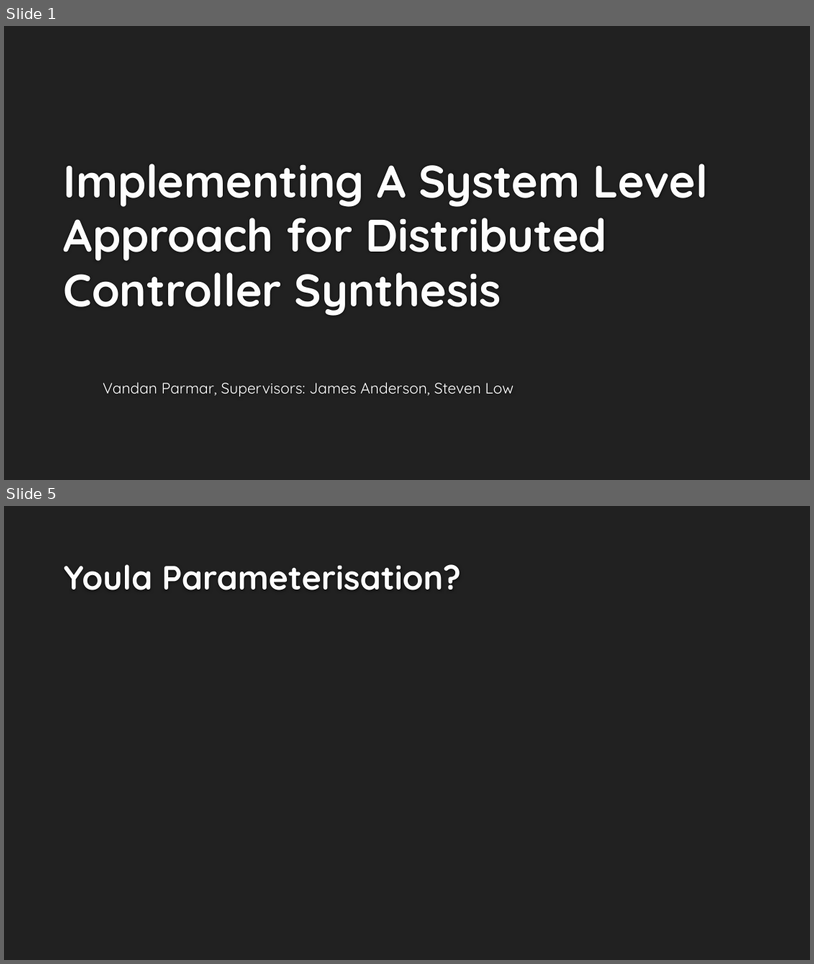
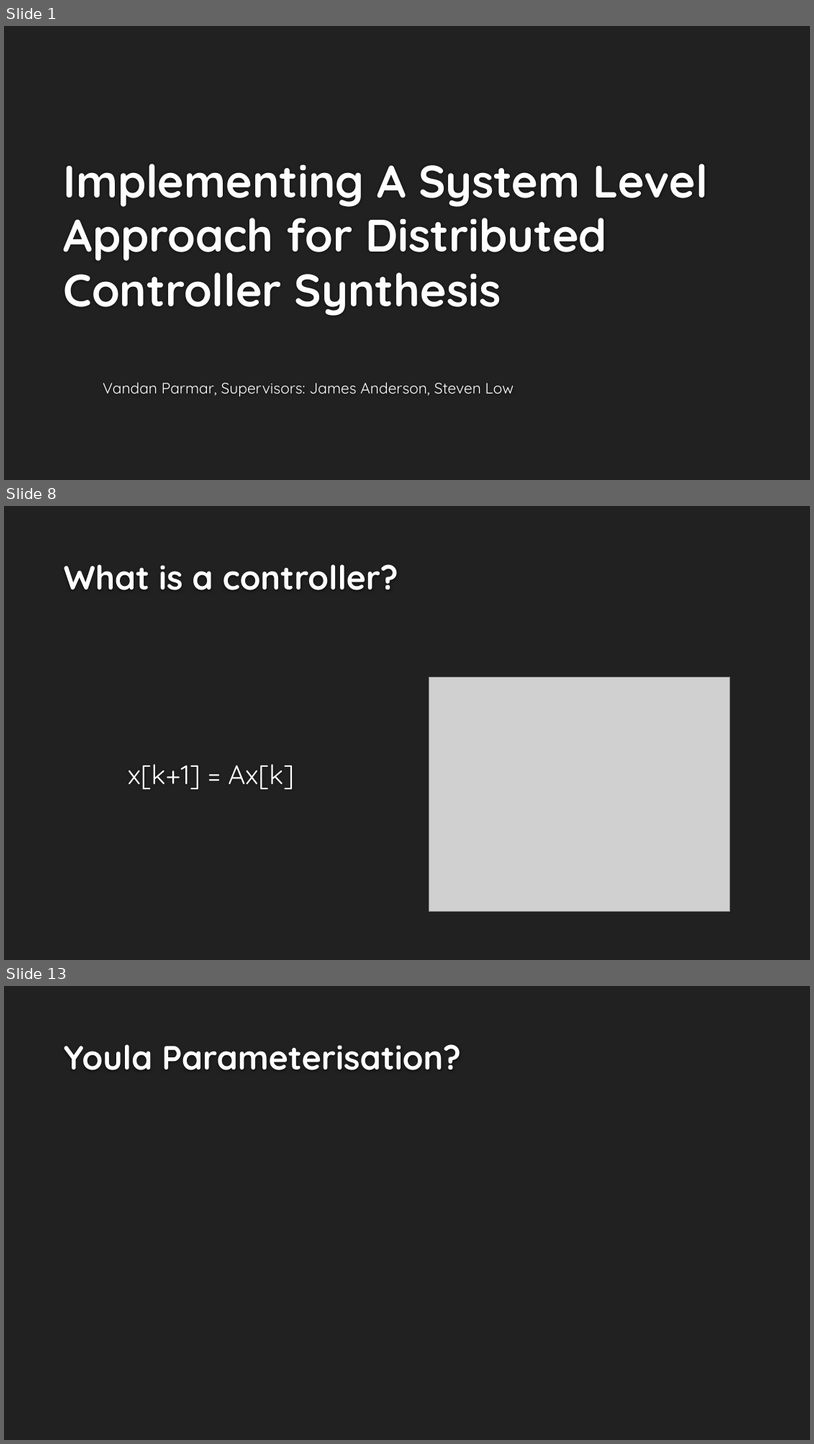
Before and after one commit to vandanparmar/SURFcode, a slide deck: reports/final_pres.pptx. Shown one above the other, each under a label of ours: slides 1 and 5 before the commit, slides 1, 8 and 13 after it; the slides between them are not shown. The pictures are 814x964 and 814x1444 pixels, drawn with LibreOffice and Linux fonts; fonts in the diff are those of the drawing; grey boxes stand for pictures; background and template pictures are left out. Boxes give left, top, right and bottom in pixels: in the first picture for what was removed or moved away, otherwise in the second. Text is boxed around its words. In the diff, an @@ line names an element or a change of style, - is before the commit and + after.

```diff
--- a/reports/final_pres.pptx
+++ b/reports/final_pres.pptx
@@ slide 8 added at [4,506,810,960], background #212121 @@
@@ title added at [64,564,399,590], 40 pt, text #FEFEFE, bold @@
+What is a controller?
@@ picture added at [430,677,730,911] @@
@@ text added at [128,764,294,789], 32 pt, text #FFFFFF @@
+x[k+1] = Ax[k]
@@ what was slide 5 is now slide 13 @@
```
Also in this commit, not shown: 10 other slides added, 3 slides removed, 5 other files.
